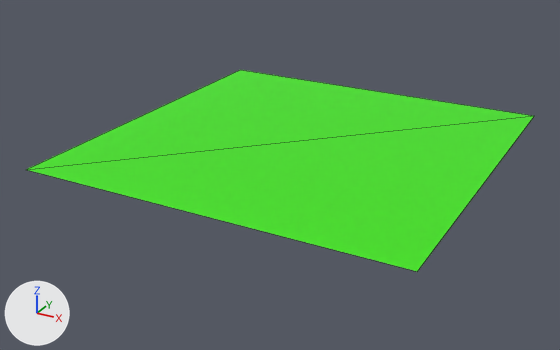
A saved change to the glTF model data/models/environment/map.glb.
Both versions are drawn from a 50 mm camera at (115.0, -225.1, 96.5) aimed at (-5.0, -6.9, -12.5). The axes (+X, +Y, +Z) are drawn at lower left. The lights are the same throughout. The picture after the commit comes second. Mesh edges are drawn as thin lines. Where no turn or scale is listed for an object, it has been applied to the vertices.
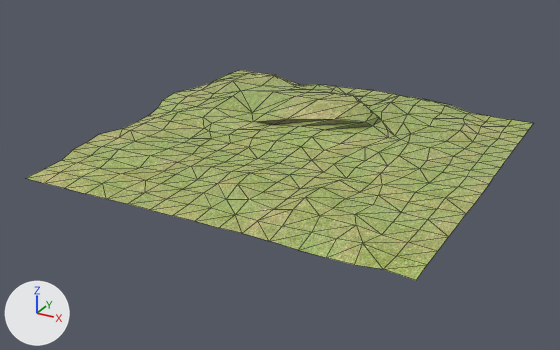
Where the change shows, as pixel boxes (x1, y1, x2, y2) in the pictures (560 x 350 px):
'Plane', surface changed, reshaped, moved
    before: (26, 70, 534, 271)
    after: (26, 70, 533, 280)

The change in detail:
Picture 'grass-30x30ft-2675548924' (img_grass_30x30ft_2675548924) is new.
In material 'Material.001' (mat_material_001), base_color is no longer (0.049, 0.8, 0.0), green #3fe700.
In material 'Material.001' (mat_material_001), texture is now set to img_grass_30x30ft_2675548924.
me_plane_001 is used by ob_plane; location (0.0, 0.0, -1.0).
me_plane_001 had 4 vertices, 2 faces and spanned x -65.2..65.2, y -65.2..65.2, z 0.0.
me_plane_001 now has 289 vertices, 512 faces and spans x -70.4..65.8, y -66.2..69.1, z 0.0..10.4.
Part 1, on me_plane_001:
3 vertices are removed from x -65.2..65.2, y -65.2..65.2, z 0.0.
2 faces are deleted.
281 vertices are added at x -70.4..65.8, y -66.2..69.1, z 0.0..10.4.
7 new vertices lie (0.0, 8.1, 0.0) away from vertices in x -32.6..65.3, y -65.2..48.9, z 0.0..1.0.
512 new faces join them.
Object 'Plane' (ob_plane) moves from (0.0, 0.0, -1.0) to (0.0, 0.0, -4.0).
